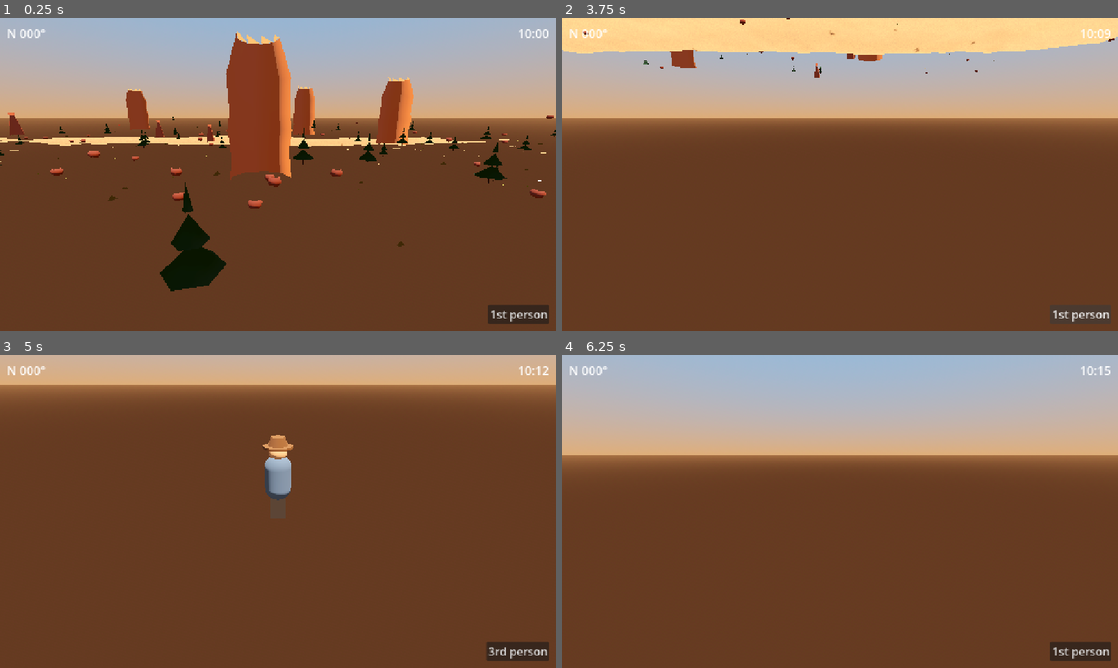
Above: before the commit, frames 1-4 (two rows, left to right).
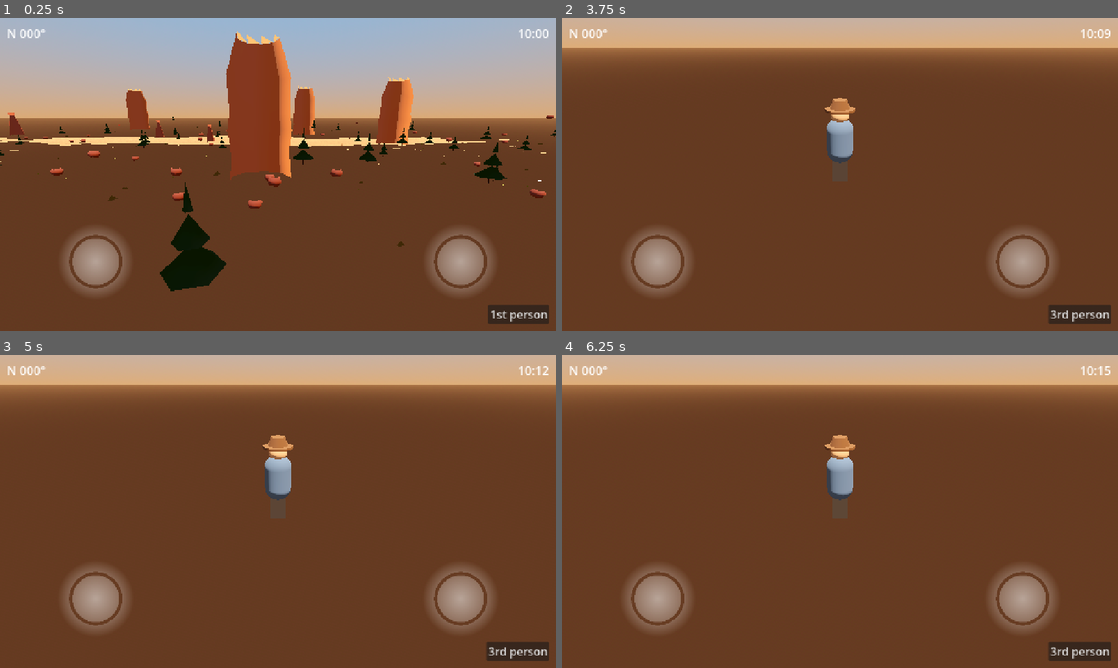
Above: after the commit, the same moments.

Repository: CharlieG42/ZimutAdventure
Game: Godot game, scene res://scenes/world/canyon_playground.tscn
Two runs of this game, one before a commit and one after it. Both use one fixed random seed, a clock stepped at 60 frames per second and the inputs below.
Inputs (mouse positions are in pixels of both pictures, inside the frame that each line leads up to):
- Up to frame 1 (0.25 s): no input
- Up to frame 2 (3.75 s): tap Enter (ui_accept) at 0.5, 0.77, 1.52, 3.02 s; move the mouse to (867, 174) at 0.52 s; hold W (move_forward) 0.53-3.5 s; tap E (interact) at 0.6 s; move the mouse to (812, 174) at 1.27 s; tap C (open_journal) at 1.35 s; move the mouse to (851, 168) at 2.02 s; hold Shift (sprint) 2.03-2.78 s; move the mouse to (834, 180) at 2.77 s; tap V (toggle_view) at 2.85 s; click "3rd person" at 3.5 s
- Up to frame 3 (5 s): move the mouse to (316, 514) at 4.27 s; hold W (move_forward) from 4.28 s (still down); tap E (interact) at 4.35 s; tap Enter (ui_accept) at 4.52 s
- Up to frame 4 (6.25 s): keep holding W (move_forward); tap Enter (ui_accept) at 5, 5.27, 5.75 s; move the mouse to (795, 508) at 5.02 s; tap C (open_journal) at 5.1 s; move the mouse to (845, 511) at 5.77 s; hold Shift (sprint) from 5.78 s (still down)

The runs differ from the first frame. In frame 1, 3.3% of the frame differs, in the area x 11-89%, y 67-89%; in frame 2, 39%; in frame 3, 3.2%; in frame 4, 39%, in the area x 0-100%, y 0-98%.

Commit message:
fix(ui): les joysticks utilisent de vraies textures PNG au lieu de PlaceholderTexture2D
Cause racine de l'invisibilité sur Android : les joysticks étaient dessinés
avec des PlaceholderTexture2D (carrés blancs opaques dans l'éditeur, mais
rendus comme du vide dans un APK exporté). Remplacé par de vraies textures
PNG (anneau pour la base, disque pour le knob) en NinePatchRect.

Le contrôle joystick est aussi toujours visible (plus seulement sur Android)
pour garder un comportement identique partout, et le HUD ne masque plus les
joysticks. Test de régression ajouté : échoue si une texture est encore un
PlaceholderTexture2D.

Co-authored-by: CharlieG42 <CharlieG42@users.noreply.github.com>

Diff:
--- a/scenes/ui/virtual_joystick.tscn
+++ b/scenes/ui/virtual_joystick.tscn
@@ -1,12 +1,8 @@
 [gd_scene load_steps=4 format=3]
 
 [ext_resource type="Script" path="res://scripts/ui/virtual_joystick.gd" id="1_joy"]
-
-[sub_resource type="PlaceholderTexture2D" id="PlaceholderTexture2D_base"]
-size = Vector2(180, 180)
-
-[sub_resource type="PlaceholderTexture2D" id="PlaceholderTexture2D_knob"]
-size = Vector2(112, 112)
+[ext_resource type="Texture2D" path="res://assets/ui/joystick_base.png" id="2_base"]
+[ext_resource type="Texture2D" path="res://assets/ui/joystick_knob.png" id="3_knob"]
 
 [node name="VirtualJoystick" type="Control"]
 layout_mode = 3
@@ -16,8 +12,7 @@
 mouse_filter = 0
 script = ExtResource("1_joy")
 
-[node name="Base" type="TextureRect" parent="."]
-visible = false
+[node name="Base" type="NinePatchRect" parent="."]
 layout_mode = 1
 anchors_preset = 8
 anchor_left = 0.5
@@ -30,11 +25,15 @@
 offset_bottom = 90.0
 grow_horizontal = 2
 grow_vertical = 2
-texture = SubResource("PlaceholderTexture2D_base")
+texture = ExtResource("2_base")
 modulate = Color(1, 1, 1, 0.25)
-stretch_mode = 5
+patch_margin_left = 32
+patch_margin_top = 32
+patch_margin_right = 32
+patch_margin_bottom = 32
+draw_center = true
 
-[node name="Knob" type="TextureRect" parent="."]
+[node name="Knob" type="NinePatchRect" parent="."]
 layout_mode = 1
 anchors_preset = 8
 anchor_left = 0.5
@@ -47,6 +46,10 @@
 offset_bottom = 56.0
 grow_horizontal = 2
 grow_vertical = 2
-texture = SubResource("PlaceholderTexture2D_knob")
+texture = ExtResource("3_knob")
 modulate = Color(1, 1, 1, 0.5)
-stretch_mode = 5
+patch_margin_left = 24
+patch_margin_top = 24
+patch_margin_right = 24
+patch_margin_bottom = 24
+draw_center = true
--- a/scripts/ui/hud.gd
+++ b/scripts/ui/hud.gd
@@ -27,8 +27,8 @@
 	journal_button.visible = is_touch
 	map_button.visible = is_touch
 	view_button.visible = true
-	joystick.visible = is_touch
-	camera_joystick.visible = is_touch
+	joystick.visible = true
+	camera_joystick.visible = true
 	touch_look.visible = is_touch
 
 	interact_button.pressed.connect(_on_interact_pressed)
--- a/scripts/ui/virtual_joystick.gd
+++ b/scripts/ui/virtual_joystick.gd
@@ -18,7 +18,7 @@
 	_base.position = _center - _base.size * 0.5
 	_knob.position = _center - _knob.size * 0.5
 	_base.visible = always_visible or DisplayServer.get_name() == "android"
-	visible = DisplayServer.get_name() == "android"
+	visible = true
 
 func _gui_input(event: InputEvent) -> void:
 	if event is InputEventScreenTouch:
--- a/tests/test_touch_controls.gd
+++ b/tests/test_touch_controls.gd
@@ -24,6 +24,19 @@
 			errors.append("joystick must have Base and Knob children")
 		elif not base.visible:
 			errors.append("joystick base should be always visible (always_visible=true)")
+		if joystick.visible == false:
+			errors.append("joystick control should be visible on every platform (always-on joysticks)")
+		if base != null:
+			var tex := base.get("texture") as Texture2D
+			if tex == null:
+				errors.append("joystick base must have a texture")
+			elif tex is PlaceholderTexture2D:
+				errors.append("joystick base texture must be a real image, not a PlaceholderTexture2D (renders as nothing in exported APK)")
+			var ktex := (knob as Control).get("texture") as Texture2D
+			if ktex == null:
+				errors.append("joystick knob must have a texture")
+			elif ktex is PlaceholderTexture2D:
+				errors.append("joystick knob texture must be a real image, not a PlaceholderTexture2D")
 
 		var received: Array[Vector2] = []
 		joystick.moved.connect(func(v): received.append(v))
Binary file added: assets/ui/joystick_base.png
Binary file added: assets/ui/joystick_knob.png
Not shown, added: tests/test_hud_integration.gd.uid
